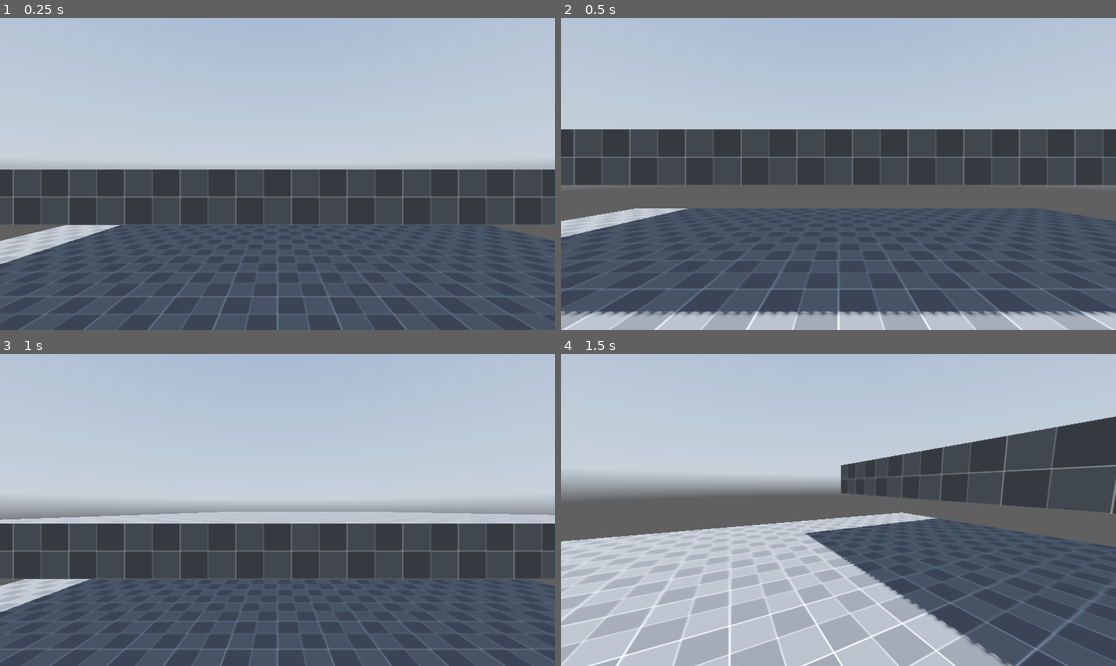
Above: before the commit, frames 1-4 (two rows, left to right).
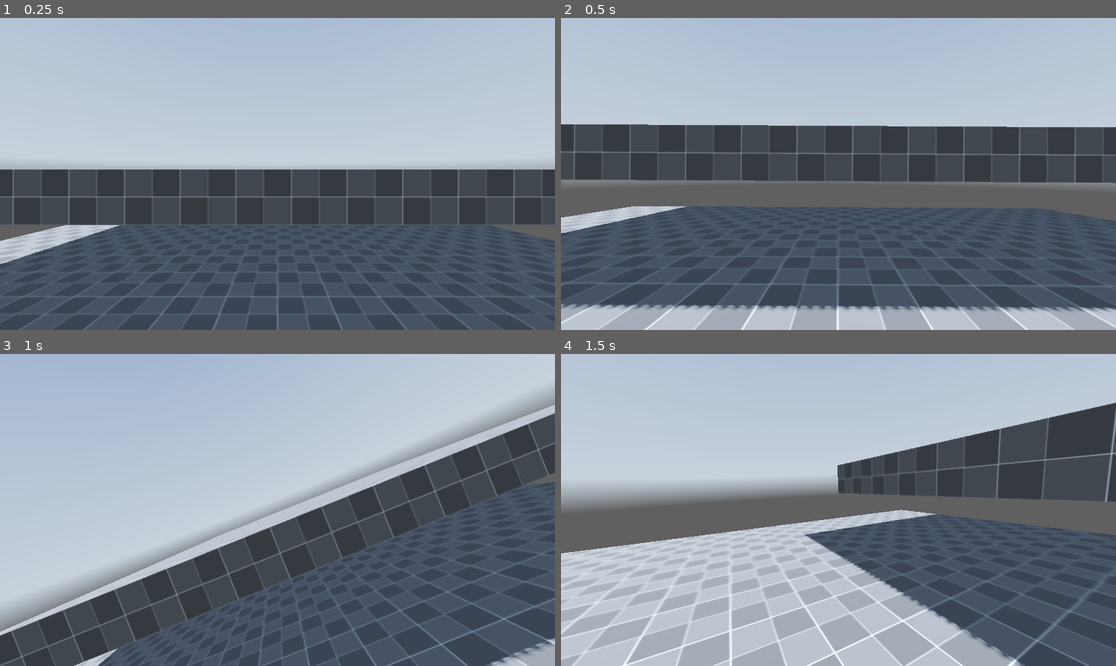
Above: after the commit, the same moments.

Repository: NitenOS/FirstPersonneTemplate
Game: Godot game, scene res://level.tscn
Same seed, same stepped clock (60 frames per second), same inputs: the game is played once before the commit and once after it. The project has no main scene, so this scene is started directly. A sky picture missing from this copy of the repository is replaced by a grey-blue gradient.
Inputs (mouse positions are in pixels of both pictures, inside the frame that each line leads up to):
- Up to frame 1 (0.25 s): no input
- Up to frame 2 (0.5 s): no input
- Up to frame 3 (1 s): move the mouse to (399, 494) at 0.52 s; hold E (lean_right, bound only after the commit) from 0.53 s (still down); tap Space (jump) at 0.6, 0.77 s; click (399, 494) at 0.67 s
- Up to frame 4 (1.5 s): tap Space (jump) at 1.07 s; move the mouse to (810, 510) at 1.27 s; release E (lean_right, bound only after the commit) at 1.28 s; hold W (move_forward) from 1.28 s (still down); tap Ctrl (crouch) at 1.35 s

Frame 1 is identical in both runs. In frame 2, 8.7% of the frame differs, in the area x 0-100%, y 34-100%; in frame 3, 29%, in the area x 0-100%, y 11-100%; in frame 4, 14%.

Commit message:
Feedback jump and Lean R/L
- Add feedback on the jump and landing with animate the camera
- Add lean feature with A and E key

Diff:
--- a/Node/src_player.tscn
+++ b/Node/src_player.tscn
@@ -7,6 +7,96 @@
 
 [sub_resource type="CapsuleShape3D" id="CapsuleShape3D_v3drd"]
 height = 1.3
+
+[sub_resource type="Animation" id="Animation_v3drd"]
+resource_name = "jump"
+length = 0.3
+tracks/0/type = "value"
+tracks/0/imported = false
+tracks/0/enabled = true
+tracks/0/path = NodePath("Camera3D:position")
+tracks/0/interp = 1
+tracks/0/loop_wrap = true
+tracks/0/keys = {
+"times": PackedFloat32Array(0, 0.1, 0.3),
+"transitions": PackedFloat32Array(1, 1, 1),
+"update": 0,
+"values": [Vector3(0, 0, 0), Vector3(0, -0.05, 0), Vector3(0, 0, 0)]
+}
+tracks/1/type = "value"
+tracks/1/imported = false
+tracks/1/enabled = true
+tracks/1/path = NodePath("Camera3D:rotation")
+tracks/1/interp = 1
+tracks/1/loop_wrap = true
+tracks/1/keys = {
+"times": PackedFloat32Array(0, 0.1, 0.3),
+"transitions": PackedFloat32Array(1, 1, 1),
+"update": 0,
+"values": [Vector3(0, 0, 0), Vector3(0, 0, -0.008726646), Vector3(0, 0, 0)]
+}
+
+[sub_resource type="Animation" id="Animation_waoww"]
+length = 0.001
+tracks/0/type = "value"
+tracks/0/imported = false
+tracks/0/enabled = true
+tracks/0/path = NodePath("Camera3D:position")
+tracks/0/interp = 1
+tracks/0/loop_wrap = true
+tracks/0/keys = {
+"times": PackedFloat32Array(0),
+"transitions": PackedFloat32Array(1),
+"update": 0,
+"values": [Vector3(0, 0, 0)]
+}
+tracks/1/type = "value"
+tracks/1/imported = false
+tracks/1/enabled = true
+tracks/1/path = NodePath("Camera3D:rotation")
+tracks/1/interp = 1
+tracks/1/loop_wrap = true
+tracks/1/keys = {
+"times": PackedFloat32Array(0),
+"transitions": PackedFloat32Array(1),
+"update": 0,
+"values": [Vector3(0, 0, 0)]
+}
+
+[sub_resource type="Animation" id="Animation_pdrn0"]
+resource_name = "landing"
+length = 0.3
+tracks/0/type = "value"
+tracks/0/imported = false
+tracks/0/enabled = true
+tracks/0/path = NodePath("Camera3D:position")
+tracks/0/interp = 1
+tracks/0/loop_wrap = true
+tracks/0/keys = {
+"times": PackedFloat32Array(0, 0.1, 0.3),
+"transitions": PackedFloat32Array(1, 1, 1),
+"update": 0,
+"values": [Vector3(0, 0, 0), Vector3(0, -0.1, 0), Vector3(0, 0, 0)]
+}
+tracks/1/type = "value"
+tracks/1/imported = false
+tracks/1/enabled = true
+tracks/1/path = NodePath("Camera3D:rotation")
+tracks/1/interp = 1
+tracks/1/loop_wrap = true
+tracks/1/keys = {
+"times": PackedFloat32Array(0, 0.1, 0.3),
+"transitions": PackedFloat32Array(1, 1, 1),
+"update": 0,
+"values": [Vector3(0, 0, 0), Vector3(0, 0, 0.008726646), Vector3(0, 0, 0)]
+}
+
+[sub_resource type="AnimationLibrary" id="AnimationLibrary_pdrn0"]
+_data = {
+&"RESET": SubResource("Animation_waoww"),
+&"jump": SubResource("Animation_v3drd"),
+&"landing": SubResource("Animation_pdrn0")
+}
 
 [node name="CharacterBody3D" type="CharacterBody3D"]
 script = ExtResource("1_q6ses")
@@ -29,6 +119,11 @@
 
 [node name="Camera3D" type="Camera3D" parent="head/neck/eyes"]
 
+[node name="AnimationPlayer" type="AnimationPlayer" parent="head/neck/eyes"]
+libraries = {
+&"": SubResource("AnimationLibrary_pdrn0")
+}
+
 [node name="RC_UpCrouch" type="RayCast3D" parent="."]
 target_position = Vector3(0, 2, 0)
 
--- a/Script/character_body_3d.gd
+++ b/Script/character_body_3d.gd
@@ -8,24 +8,24 @@
 @onready var csStandup : CollisionShape3D = $CS_Standup
 @onready var csCrouch : CollisionShape3D = $CS_Crouch
 @onready var rcUpCrouch: RayCast3D = $RC_UpCrouch
+@onready var animationPlayer: AnimationPlayer = $head/neck/eyes/AnimationPlayer
 
 
 @export var standupCamera : float = 1.7
 @export var crouchCamera : float = 1.2
-
-const JUMP_VELOCITY : float = 4.5
-const MOUSE_SENS : float = 0.2
 
 # Speed var
 var currentSpeed : float = 5.0
 const NORMAL_SPEED : float = 5.0
 const CROUCH_SPEED : float = 3.0
 const SPRINT_SPEED : float = 8.0
+const JUMP_VELOCITY : float = 4.5
 
 # Input var
 var lerpSpeed : float = 10.0
 var airLerpSpeed : float = 3.0
 var direction := Vector3.ZERO
+const MOUSE_SENS : float = 0.2
 
 # Slide var
 @onready var timerSlide: Timer = $Timer_Slide
@@ -51,8 +51,8 @@
 var isSprinting : bool = false
 var isSliding : bool = false
 
+func _physics_process(delta: float) -> void:
 
-func _physics_process(delta: float) -> void:
 	# Getting Input Movement
 	var input_dir := Input.get_vector("move_left", "move_right", "move_forward", "move_backward")
 
@@ -62,11 +62,16 @@
 
 	# Handle jump.
 	if Input.is_action_just_pressed("jump") and is_on_floor():
+		animationPlayer.play("jump")
 		velocity.y = JUMP_VELOCITY
 		isSliding = false
 
+	if velocity.y < -4:
+		print(velocity.y)
+		animationPlayer.play("landing")
 
-
+		# States logic
+	# Crouch logic
 	if Input.is_action_pressed("crouch"):
 		currentSpeed = lerp(currentSpeed, CROUCH_SPEED, delta * lerpSpeed)
 		head.position.y = lerp(head.position.y, crouchCamera, delta*lerpSpeed)
@@ -74,7 +79,6 @@
 		csCrouch.disabled = false
 
 		# Slide begin logic
-
 		if isSprinting and input_dir != Vector2.ZERO:
 			isSliding = true
 			timerSlide.start()
@@ -86,6 +90,7 @@
 		isSprinting = false
 		isCrouching = true
 
+	# Sprint logic begin
 	elif Input.is_action_pressed("sprint") and !rcUpCrouch.is_colliding():
 		currentSpeed = lerp(currentSpeed, SPRINT_SPEED, delta * lerpSpeed)
 		head.position.y = lerp(head.position.y, standupCamera, delta*lerpSpeed)
@@ -96,6 +101,7 @@
 		isSprinting = true
 		isCrouching = false
 
+	# Walking logic
 	elif !Input.is_action_pressed("sprint") and !Input.is_action_pressed("crouch") and !rcUpCrouch.is_colliding():
 		head.position.y = lerp(head.position.y, standupCamera, delta*lerpSpeed)
 		csStandup.disabled = false
@@ -106,7 +112,6 @@
 		isWalking = true
 		isSprinting = false
 		isCrouching = false
-
 
 	# Slide logic end
 	if isSliding and timerSlide.is_stopped():
@@ -136,8 +141,12 @@
 		eyes.position.y = lerp(eyes.position.y, 0.0, delta*lerpSpeed)
 		eyes.position.x = lerp(eyes.position.x, 0.0, delta*lerpSpeed)
 
+	# Lean logic
+	var leanDirection = float(Input.is_action_pressed("lean_right")) - float(Input.is_action_pressed("lean_left"))
+	neck.position.x = lerp(neck.position.x, 0.5 * leanDirection, delta * lerpSpeed)
+	neck.rotation.z = lerp(neck.rotation.z, deg_to_rad(-22 * leanDirection), lerpSpeed * delta)
 
-	# Direction logic
+	# Direction movement logic
 	if is_on_floor():
 		direction = lerp(direction,(transform.basis * Vector3(input_dir.x, 0, input_dir.y)).normalized(), delta * lerpSpeed)
 	else:
--- a/project.godot
+++ b/project.godot
@@ -39,6 +39,7 @@
 crouch={
 "deadzone": 0.2,
 "events": [Object(InputEventKey,"resource_local_to_scene":false,"resource_name":"","device":-1,"window_id":0,"alt_press …(195 unchanged characters)…
+, Object(InputEventKey,"resource_local_to_scene":false,"resource_name":"","device":-1,"window_id":0,"alt_pressed":false,"shift_pressed":false,"ctrl_pressed":false,"meta_pressed":false,"pressed":false,"keycode":0,"physical_keycode":67,"key_label":0,"unicode":67,"location":0,"echo":false,"script":null)
 ]
 }
 jump={
@@ -51,3 +52,13 @@
 "events": [Object(InputEventKey,"resource_local_to_scene":false,"resource_name":"","device":-1,"window_id":0,"alt_press …(195 unchanged characters)…
 ]
 }
+lean_right={
+"deadzone": 0.2,
+"events": [Object(InputEventKey,"resource_local_to_scene":false,"resource_name":"","device":-1,"window_id":0,"alt_pressed":false,"shift_pressed":false,"ctrl_pressed":false,"meta_pressed":false,"pressed":false,"keycode":0,"physical_keycode":69,"key_label":0,"unicode":101,"location":0,"echo":false,"script":null)
+]
+}
+lean_left={
+"deadzone": 0.2,
+"events": [Object(InputEventKey,"resource_local_to_scene":false,"resource_name":"","device":-1,"window_id":0,"alt_pressed":false,"shift_pressed":false,"ctrl_pressed":false,"meta_pressed":false,"pressed":false,"keycode":0,"physical_keycode":81,"key_label":0,"unicode":97,"location":0,"echo":false,"script":null)
+]
+}
Not shown: 1 places in Node/src_player.tscn that only renumber resources
